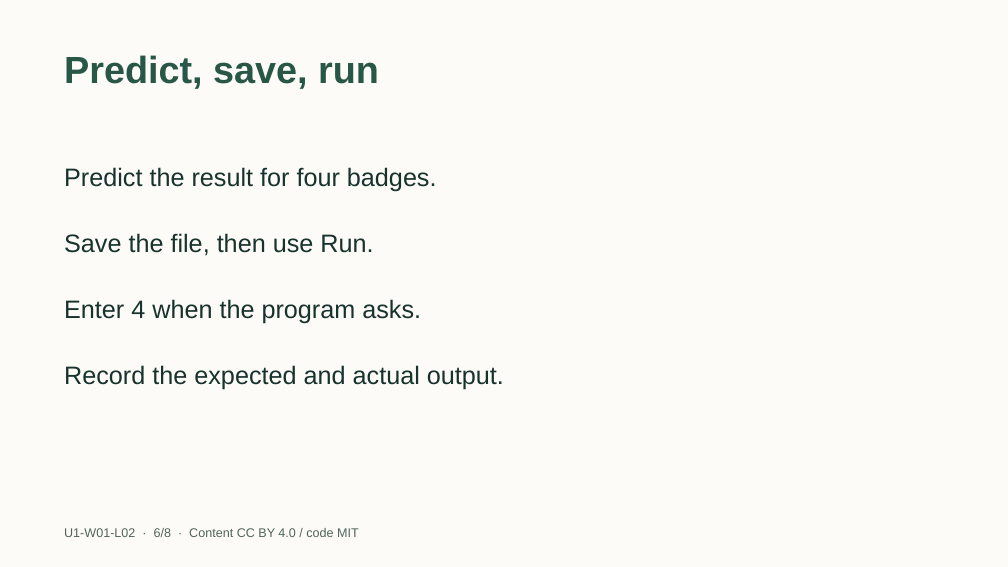
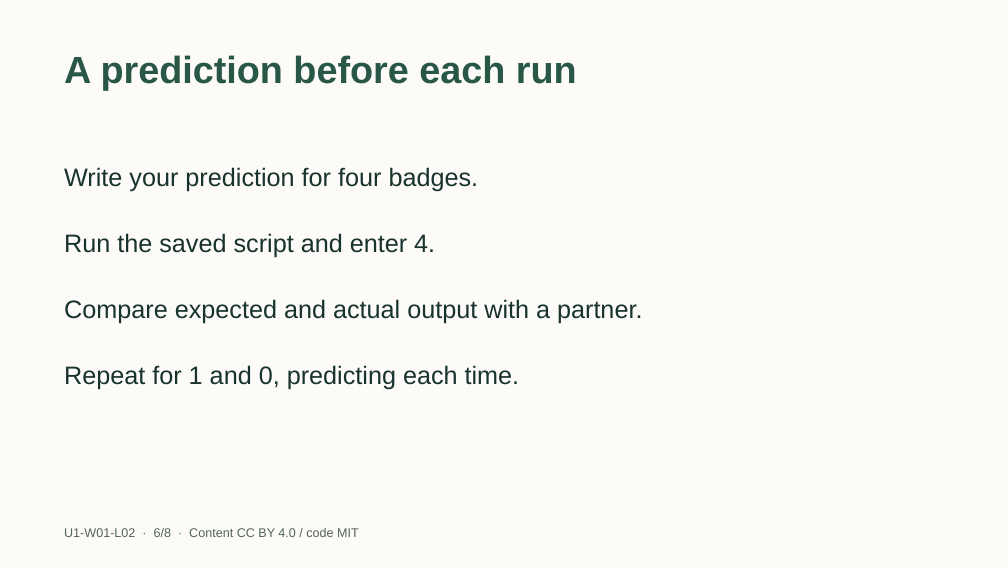
Before and after one commit to EdugenIO/cs-atar-textbook, a slide deck: slide 6 of dist/slides/u1-w01-l02.pptx. Drawn at 1008x567 pixels with LibreOffice and Linux fonts; fonts in the diff are those of the drawing. Boxes give left, top, right and bottom in pixels: in the first picture for what was removed or moved away, otherwise in the second. Text is boxed around its words. In the diff, an @@ line names an element or a change of style, - is before the commit and + after.

```diff
--- a/dist/slides/u1-w01-l02.pptx
+++ b/dist/slides/u1-w01-l02.pptx
@@ title at [64,55,577,90]: text changed @@
-Predict, save, run
+A prediction before each run
@@ text at [64,167,479,192]: text changed @@
-Predict the result for four badges.
+Write your prediction for four badges.
@@ text at [64,233,435,258]: text changed @@
-Save the file, then use Run.
+Run the saved script and enter 4.
@@ text at [64,299,642,324]: text changed @@
-Enter 4 when the program asks.
+Compare expected and actual output with a partner.
@@ text at [64,365,520,390]: text changed @@
-Record the expected and actual output.
+Repeat for 1 and 0, predicting each time.
```
Also in this commit, not shown: 3 other slides changed, 12 other files.
